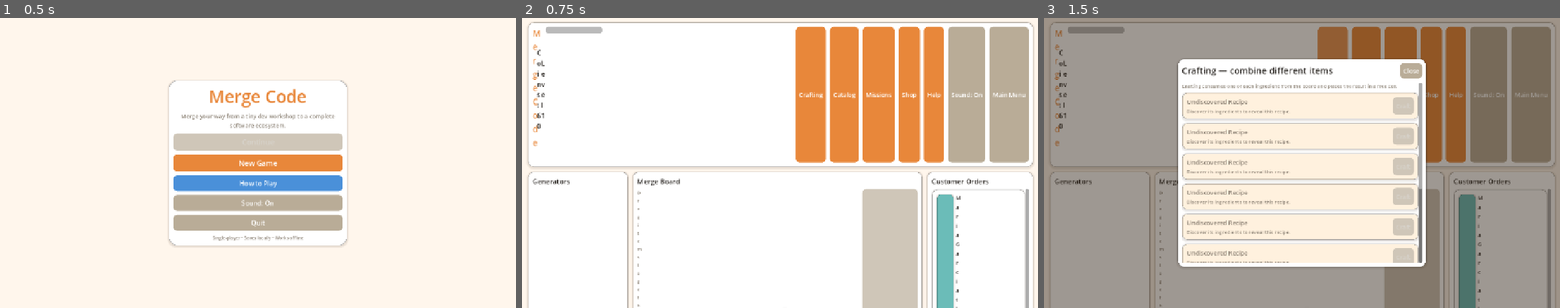
Above: before the commit, frames 1-3 (left to right).
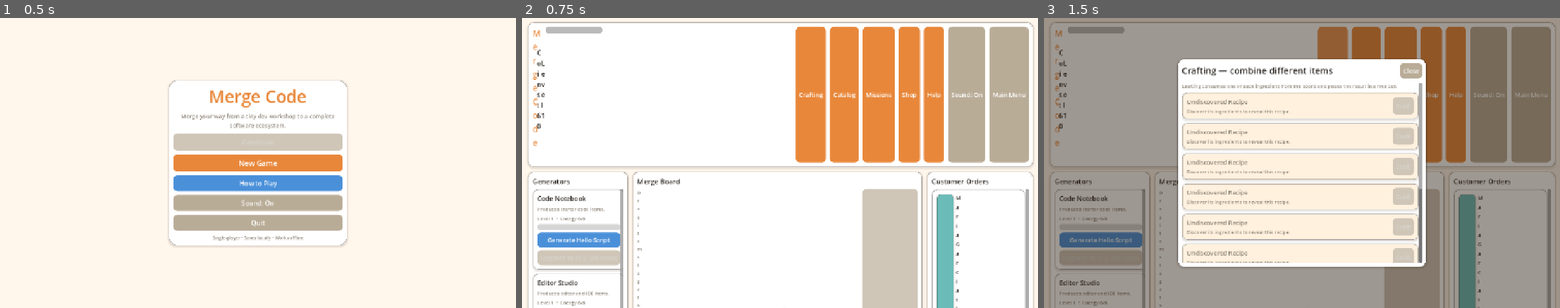
Above: after the commit, the same moments.

Repository: flessan/mergecode
Game: Godot game, scene res://scenes/main_menu.tscn
The game is run twice, just before and just after one commit, with the same random seed, the same clock (stepped at 60 frames per second) and the same inputs.
Inputs:
- Up to frame 1 (0.5 s): no input
- Up to frame 2 (0.75 s): click "New Game" at 0.5 s
- Up to frame 3 (1.5 s): click "Crafting" at 1.25 s

Frame 1 is identical in both runs. In frame 2, 3.0% of the frame differs, in the area x 2-20%, y 58-100%; in frame 3, 2.3%.
Error before the commit: Parse Error: Cannot infer the type of "def" variable because the value doesn't have a set type. (res://scripts/generator_card.gd:24)

Commit message:
Fix type inference errors in generator_card.gd
Indexing the generators Dictionary returns an untyped Variant, so
'var def :=' cannot infer a type. Annotate the three occurrences
(_build, refresh, _on_unlock) as Dictionary explicitly.

Diff:
--- a/scripts/generator_card.gd
+++ b/scripts/generator_card.gd
@@ -21,7 +21,7 @@
 	refresh()
 
 func _build() -> void:
-	var def := ItemDatabase.instance.generators[generator_id]
+	var def: Dictionary = ItemDatabase.instance.generators[generator_id]
 	add_theme_stylebox_override("panel", UiStyle.panel_style(UiStyle.PANEL, 14))
 	_body = VBoxContainer.new()
 	_body.add_theme_constant_override("separation", 6)
@@ -46,7 +46,7 @@
 	_body.add_child(_unlock_btn)
 
 func refresh() -> void:
-	var def := ItemDatabase.instance.generators[generator_id]
+	var def: Dictionary = ItemDatabase.instance.generators[generator_id]
 	var state := GameStateStore.instance.generator_state(generator_id)
 	var unlocked := bool(state.get("unlocked", false))
 	var lvl := int(state.get("level", 1))
@@ -70,7 +70,7 @@
 		_unlock_btn.disabled = GameStateStore.instance.level < int(def.get("unlock_level", 1)) or GameStateStore.instance.coins < int(def.get("unlock_cost", 0))
 
 func _on_unlock() -> void:
-	var def := ItemDatabase.instance.generators[generator_id]
+	var def: Dictionary = ItemDatabase.instance.generators[generator_id]
 	if GameStateStore.instance.level < int(def.get("unlock_level", 1)):
 		SoundFx.instance.play("error")
 		return
